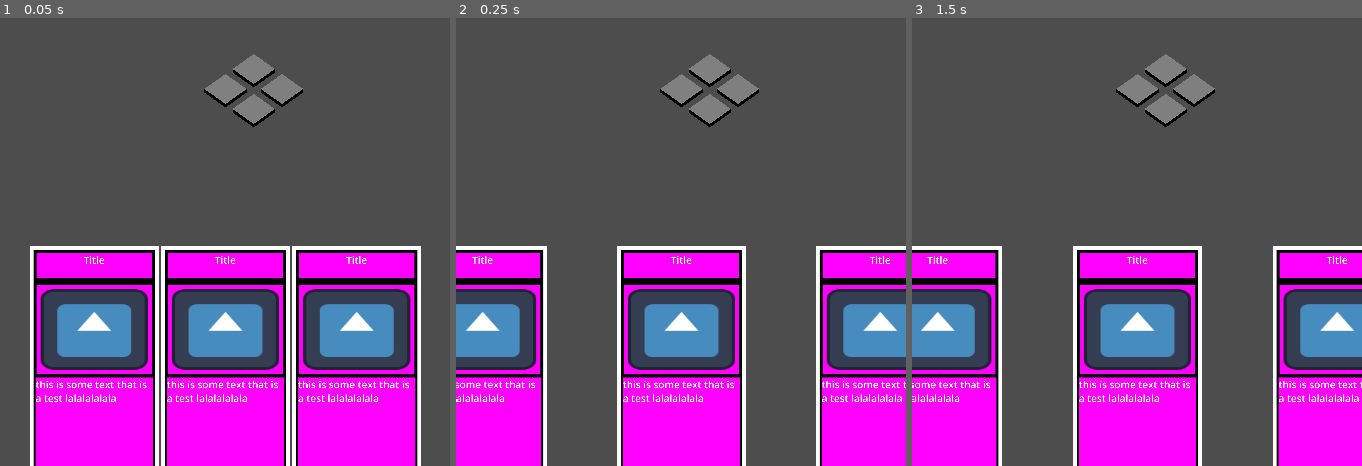
Above: before the commit, frames 1-3 (left to right).
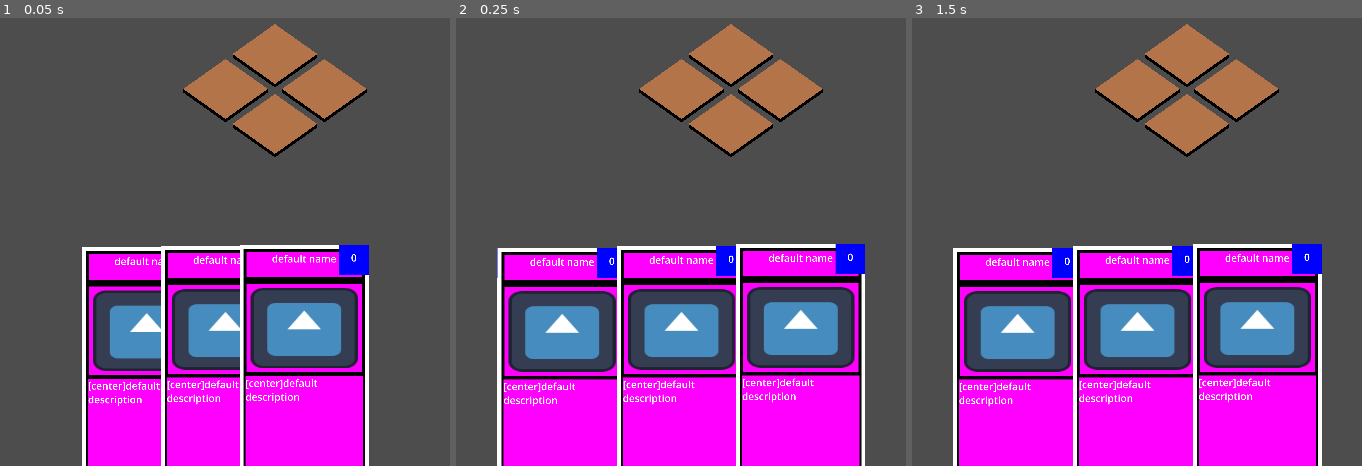
Above: after the commit, the same moments.

Repository: MannyFluss/AlienArchitect
Game: Godot game, scene res://main.tscn
The game is run twice, just before and just after one commit, with the same random seed, the same clock (stepped at 60 frames per second) and the same inputs. The engine's default icon, where the game draws it, is replaced by a stand-in: a white triangle on a blue panel in a dark square.
Inputs (mouse positions are in pixels of both pictures, inside the frame that each line leads up to):
- Up to frame 1 (0.05 s): no input
- Up to frame 2 (0.25 s): no input
- Up to frame 3 (1.5 s): move the mouse to (1236, 26) at 0.52 s; press the mouse at (1236, 26) at 0.53 s; tap Enter at 1.25 s; move the mouse to (1047, 107) at 1.27 s; release the mouse at (1047, 107) at 1.28 s; click (1047, 107) at 1.35 s

The runs differ from the first frame. In frame 1, 27% of the frame differs, in the area x 6-94%, y 1-100%; in frame 2, 35%; in frame 3, 35%, in the area x 0-100%, y 1-100%.

Commit message:
stuff added

Diff:
--- a/Prefabs/Board/Board.tscn
+++ b/Prefabs/Board/Board.tscn
@@ -4,5 +4,6 @@
 
 [node name="Board" type="Node3D"]
 script = ExtResource("1_aowqy")
+distanceBetweenTiles = 3.5
 
 [node name="Tile" parent="." instance_placeholder="res://Prefabs/Tiles/Tile.tscn"]
--- a/Prefabs/Card/Card.gd
+++ b/Prefabs/Card/Card.gd
@@ -16,24 +16,22 @@
 var myBuildingScene : PackedScene
 
 
-
-
-
 func _ready() -> void:
 	var myBuildingInstance : Building = myBuildingScene.instantiate() as Building
 	if myBuildingInstance is Building:
+		setCardGraphics(myBuildingInstance.myResource)
 		myBuildingInstance.queue_free()
-
 	else:
 		push_error("myBuildingScene is not set properly.")
 	#$CanvasLayer/CardGraphics/SubViewportContainer/SubViewport/Control/ColorRect.color = Color(randf(),randf(),randf())
 	#$CanvasLayer/CardGraphics/SubViewportContainer/SubViewport/Control/ColorRect/ColorRect.color = Color(randf(),randf(),randf())
 
 
-func setCardGraphics()->void:
-
-	pass
-
+func setCardGraphics(res : BuildingResource)->void:
+	%CostLabel.text = "[center]"+str(res.bluePrintCost)
+	%DescriptorLabel.text = "[center]"+res.description
+	#%ArtTexture to be implemented
+	%TitleLabel.text = "[center]"+res.name
 #implement animation here for destruction
 func destroy()->void:
 	myStatus = cardStatus.DELETING
--- a/Prefabs/Card/Card.tscn
+++ b/Prefabs/Card/Card.tscn
@@ -142,6 +142,7 @@
 color = Color(1, 0, 1, 1)
 
 [node name="TitleLabel" type="RichTextLabel" parent="CanvasLayer/CardGraphics/SubViewportContainer/SubViewport/Control/Control/MarginContainer/VBoxContainer/TitleContainer"]
+unique_name_in_owner = true
 layout_mode = 2
 theme = ExtResource("3_5dngo")
 bbcode_enabled = true
@@ -169,12 +170,13 @@
 theme_override_constants/margin_right = 20
 theme_override_constants/margin_bottom = 20
 
-[node name="TextureRect" type="TextureRect" parent="CanvasLayer/CardGraphics/SubViewportContainer/SubViewport/Control/Control/MarginContainer/VBoxContainer/ArtContainer/TextureContainer"]
+[node name="ArtTexture" type="TextureRect" parent="CanvasLayer/CardGraphics/SubViewportContainer/SubViewport/Control/Control/MarginContainer/VBoxContainer/ArtContainer/TextureContainer"]
+unique_name_in_owner = true
 custom_minimum_size = Vector2(0, 136.61)
 layout_mode = 2
 texture = ExtResource("4_yuo5t")
 
-[node name="TextContainer" type="MarginContainer" parent="CanvasLayer/CardGraphics/SubViewportContainer/SubViewport/Control/Control/MarginContainer/VBoxContainer"]
+[node name="DescriptorContainer" type="MarginContainer" parent="CanvasLayer/CardGraphics/SubViewportContainer/SubViewport/Control/Control/MarginContainer/VBoxContainer"]
 layout_mode = 2
 size_flags_vertical = 3
 size_flags_stretch_ratio = 3.0
@@ -182,27 +184,38 @@
 theme_override_constants/margin_right = 10
 theme_override_constants/margin_bottom = 10
 
-[node name="DebugColor" type="ColorRect" parent="CanvasLayer/CardGraphics/SubViewportContainer/SubViewport/Control/Control/MarginContainer/VBoxContainer/TextContainer"]
-layout_mode = 2
-color = Color(1, 0, 1, 1)
-
-[node name="RichTextLabel" type="RichTextLabel" parent="CanvasLayer/CardGraphics/SubViewportContainer/SubViewport/Control/Control/MarginContainer/VBoxContainer/TextContainer"]
+[node name="DebugColor" type="ColorRect" parent="CanvasLayer/CardGraphics/SubViewportContainer/SubViewport/Control/Control/MarginContainer/VBoxContainer/DescriptorContainer"]
+layout_mode = 2
+color = Color(1, 0, 1, 1)
+
+[node name="DescriptorLabel" type="RichTextLabel" parent="CanvasLayer/CardGraphics/SubViewportContainer/SubViewport/Control/Control/MarginContainer/VBoxContainer/DescriptorContainer"]
+unique_name_in_owner = true
 layout_mode = 2
 text = "this is some text that is a test lalalalalala"
 
-[node name="MarginContainer" type="MarginContainer" parent="CanvasLayer/CardGraphics/SubViewportContainer/SubViewport/Control"]
+[node name="CostContainer" type="MarginContainer" parent="CanvasLayer/CardGraphics/SubViewportContainer/SubViewport/Control"]
+custom_minimum_size = Vector2(150, 150)
 layout_mode = 1
 anchors_preset = 1
 anchor_left = 1.0
 anchor_right = 1.0
-offset_left = -608.0
-offset_bottom = 1112.0
+offset_left = -150.0
+offset_bottom = 150.0
 grow_horizontal = 0
 
-[node name="ColorRect" type="ColorRect" parent="CanvasLayer/CardGraphics/SubViewportContainer/SubViewport/Control/MarginContainer"]
-visible = false
-custom_minimum_size = Vector2(0.235, 0)
-layout_mode = 2
+[node name="ColorRect" type="ColorRect" parent="CanvasLayer/CardGraphics/SubViewportContainer/SubViewport/Control/CostContainer"]
+layout_mode = 2
+color = Color(0, 0, 1, 1)
+
+[node name="CostLabel" type="RichTextLabel" parent="CanvasLayer/CardGraphics/SubViewportContainer/SubViewport/Control/CostContainer"]
+unique_name_in_owner = true
+clip_contents = false
+custom_minimum_size = Vector2(95, 90)
+layout_direction = 1
+layout_mode = 2
+size_flags_vertical = 4
+bbcode_enabled = true
+text = "[center]cost"
 
 [node name="SpotLight3D" type="SpotLight3D" parent="."]
 transform = Transform3D(1, 0, 0, 0, 0.835107, 0.550087, 0, -0.550087, 0.835107, 0, 9.33272, 10.8202)
--- a/Prefabs/PlayerHand/PlayerHand.gd
+++ b/Prefabs/PlayerHand/PlayerHand.gd
@@ -4,9 +4,6 @@
 # Called when the node enters the scene tree for the first time.
 signal cardAddedToHand(card:Card)
 
-
-
-
 func addCardToHand(card : Card)->void:
 	card.addToHand($Spacer)
 	emit_signal("cardAddedToHand",card)
--- a/Prefabs/Tiles/Tile.tscn
+++ b/Prefabs/Tiles/Tile.tscn
@@ -1,12 +1,15 @@
-[gd_scene load_steps=4 format=3 uid="uid://bqfwf1r5xq6kx"]
+[gd_scene load_steps=5 format=3 uid="uid://bqfwf1r5xq6kx"]
 
 [ext_resource type="Script" path="res://Prefabs/Tiles/Tile.gd" id="1_p2dkl"]
 
 [sub_resource type="BoxShape3D" id="BoxShape3D_6fia4"]
-size = Vector3(2.6123, 1, 2.60938)
+size = Vector3(3, 1, 3)
+
+[sub_resource type="StandardMaterial3D" id="StandardMaterial3D_5csns"]
+albedo_color = Color(0.847059, 0.537255, 0.32549, 1)
 
 [sub_resource type="BoxMesh" id="BoxMesh_s8627"]
-size = Vector3(1.5, 0.25, 1.5)
+size = Vector3(3, 0.25, 3)
 
 [node name="Tile" type="Area3D"]
 script = ExtResource("1_p2dkl")
@@ -15,6 +18,7 @@
 shape = SubResource("BoxShape3D_6fia4")
 
 [node name="MeshInstance3D" type="MeshInstance3D" parent="."]
+material_overlay = SubResource("StandardMaterial3D_5csns")
 mesh = SubResource("BoxMesh_s8627")
 
 [node name="MyBuilding" type="Node3D" parent="."]
--- a/main.tscn
+++ b/main.tscn
@@ -17,6 +17,9 @@
 
 [node name="IsometricCamera" parent="PlayerController" index="0"]
 current = true
+
+[node name="Spacer" parent="PlayerController/PlayerHand" index="0"]
+spacing = Vector3(6, 0.1, 0.1)
 
 [node name="GameState" type="Node" parent="."]
 script = ExtResource("4_pnmwi")
